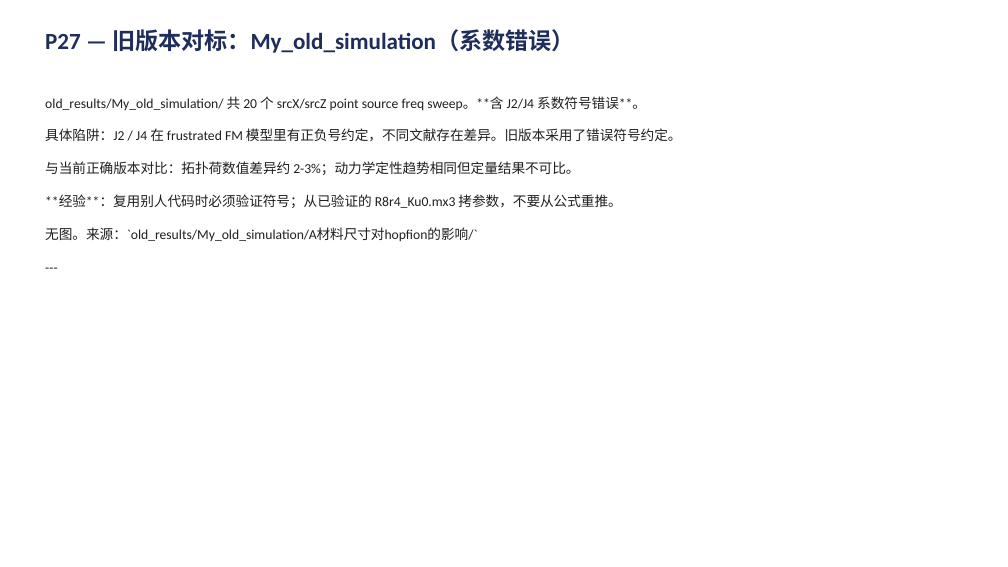
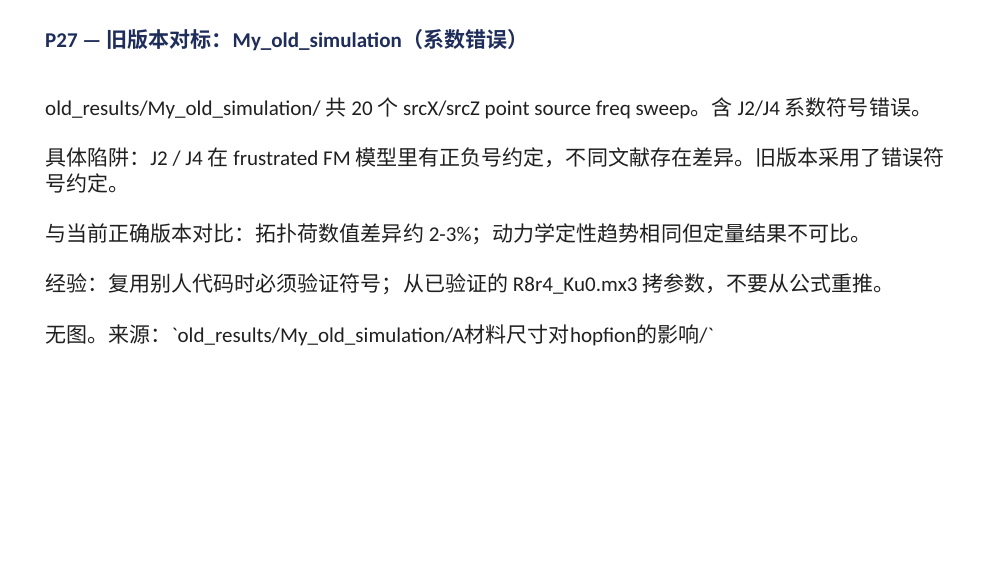
Before and after one commit to Wlybs/Hopfion, a slide deck: slide 27 of presentation/talk.pptx. Drawn at 1008x567 pixels with LibreOffice and Linux fonts; fonts in the diff are those of the drawing. Boxes give left, top, right and bottom in pixels: in the first picture for what was removed or moved away, otherwise in the second. Text is boxed around its words. In the diff, an @@ line names an element or a change of style, - is before the commit and + after.

Commit message:
fix(presentation): all text 20pt, strip --- and ** markers

```diff
--- a/presentation/talk.pptx
+++ b/presentation/talk.pptx
@@ text "P27 — 旧版本对标：My_old_simulation（系数错误）" at box(45, 29, 528, 51): size 22 to 20 pt @@
@@ text at box(45, 97, 945, 346): paragraph removed @@
----
@@ text at box(45, 97, 932, 119): text changed; size 13 to 20 pt @@
-old_results/My_old_simulation/ 共 20 个 srcX/srcZ point source freq sweep。**含 J2/J4 系数符号错误**。
+old_results/My_old_simulation/ 共 20 个 srcX/srcZ point source freq sweep。含 J2/J4 系数符号错误。
@@ text at box(45, 147, 945, 346): size 13 to 20 pt in "具体陷阱：J2 / J4 在 frustrated FM 模型里有正负号约定，不同文献存在差异。旧版本采用了错误符号约定 ...", "与当前正确版本对比：拓扑荷数值差异约 2-3%；动力学定性趋势相同但定量结果不可比。", "无图。来源：`old_results/My_old_simulation/A材料尺寸对hopfion的影响/`" @@
@@ text at box(45, 273, 895, 294): text changed; size 13 to 20 pt @@
-**经验**：复用别人代码时必须验证符号；从已验证的 R8r4_Ku0.mx3 拷参数，不要从公式重推。
+经验：复用别人代码时必须验证符号；从已验证的 R8r4_Ku0.mx3 拷参数，不要从公式重推。
```
Also in this commit, not shown: 28 other slides changed, 1 other file.
